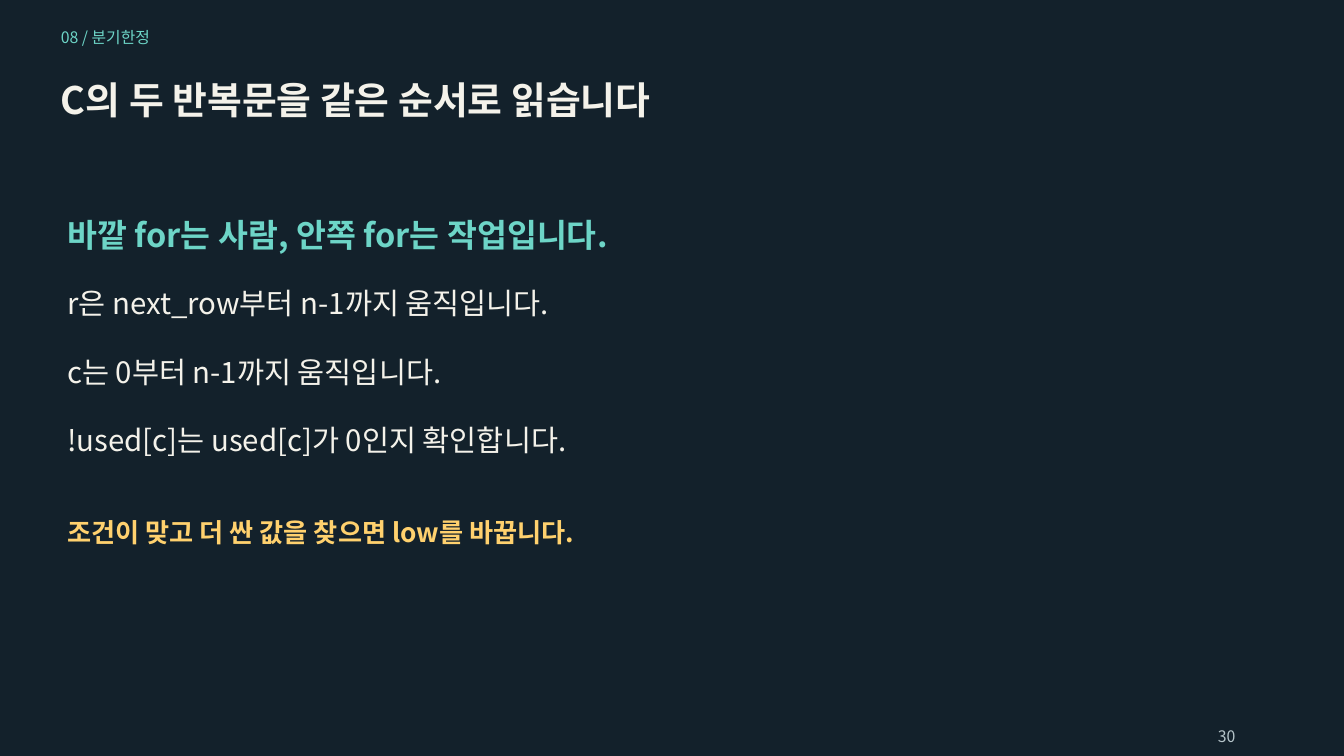
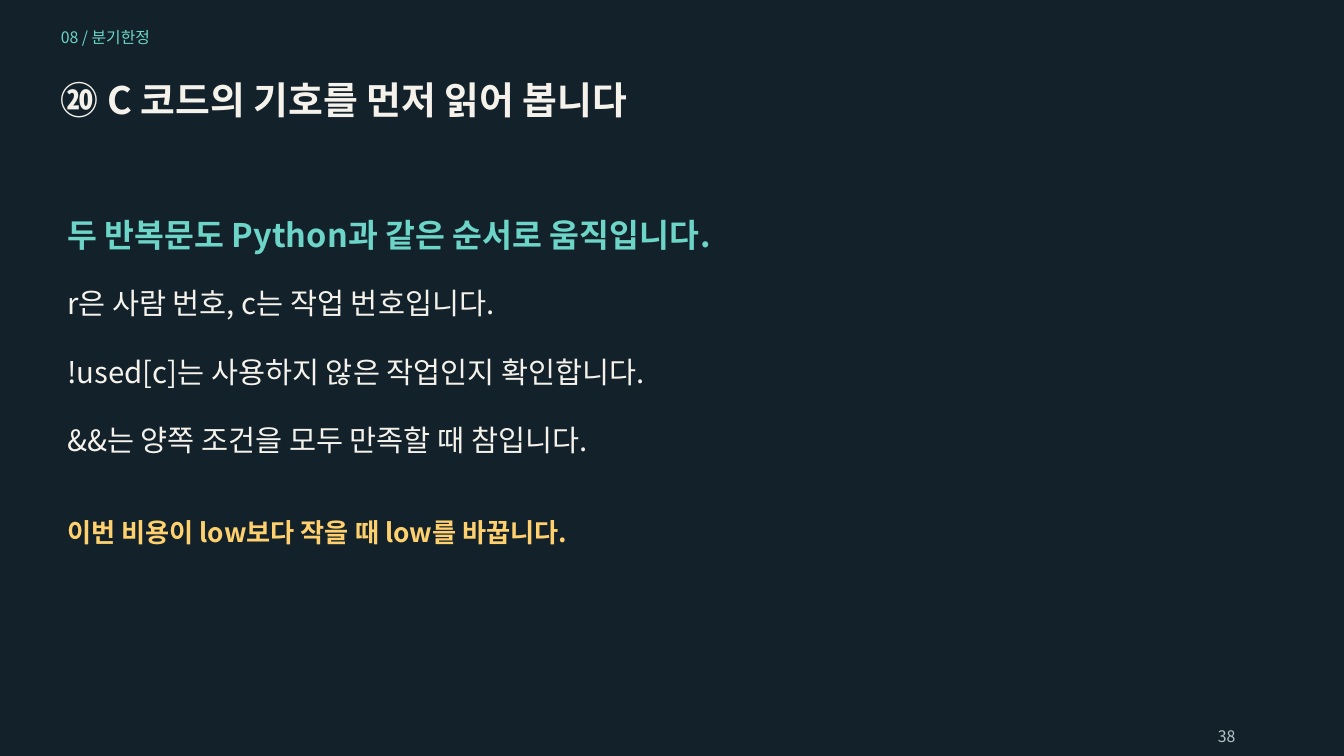
Before and after one commit to Sangdon-Park/Sangdon-Park.github.io, a slide deck: slide 38 of data/알고리즘/8장_분기한정_기법.pptx (slide 30 before the commit). Drawn at 1344x756 pixels with LibreOffice and Linux fonts; fonts in the diff are those of the drawing. Boxes give left, top, right and bottom in pixels: in the first picture for what was removed or moved away, otherwise in the second. Text is boxed around its words. In the diff, an @@ line names an element or a change of style, - is before the commit and + after.

```diff
--- a/data/알고리즘/8장_분기한정_기법.pptx
+++ b/data/알고리즘/8장_분기한정_기법.pptx
@@ text at [61,82,627,118]: text changed @@
-C의 두 반복문을 같은 순서로 읽습니다
+⑳ C 코드의 기호를 먼저 읽어 봅니다
@@ text at [67,219,711,255]: text changed @@
-바깥 for는 사람, 안쪽 for는 작업입니다.
+두 반복문도 Python과 같은 순서로 움직입니다.
@@ text at [67,289,494,320]: text changed @@
-r은 next_row부터 n-1까지 움직입니다.
+r은 사람 번호, c는 작업 번호입니다.
@@ text at [67,358,644,388]: text changed @@
-c는 0부터 n-1까지 움직입니다.
+!used[c]는 사용하지 않은 작업인지 확인합니다.
@@ text at [67,426,587,454]: text changed @@
-!used[c]는 used[c]가 0인지 확인합니다.
+&&는 양쪽 조건을 모두 만족할 때 참입니다.
@@ text at [67,520,567,545]: text changed @@
-조건이 맞고 더 싼 값을 찾으면 low를 바꿉니다.
+이번 비용이 low보다 작을 때 low를 바꿉니다.
@@ text at [1218,730,1236,742]: text changed @@
-30
+38
```
Also in this commit, not shown: 53 other slides changed, 12 slides added, 3 slides removed, 4 other files.
